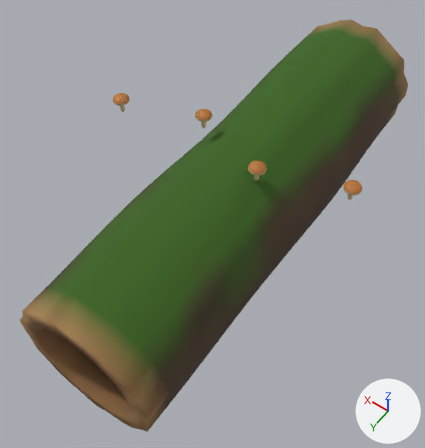
An edit to the glTF model assets/Log.glb, drawn before and after from the same camera.
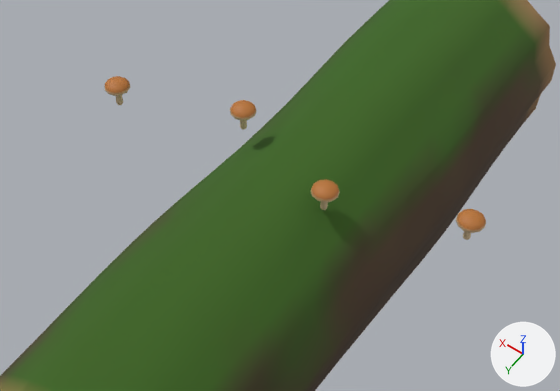
Old and new are each drawn whole from a camera (50 mm lens) standing at (-0.726, 1.216, 1.84) and looking at (0.044, 0.139, 0.147) and again close up on the part from 10% to 97% of the width and 10% to 67% of the height. Lighting does not change. The marker at lower right points along +X, +Y and +Z. The last two pictures show the newer version. Where no turn or scale is listed for an object, it has been applied to the vertices. Vertices at exactly the same position are counted once.

Objects in the first close-up: 'LogShrooms', 'LogWood'.
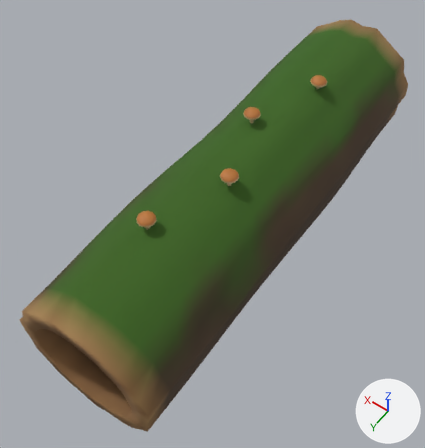
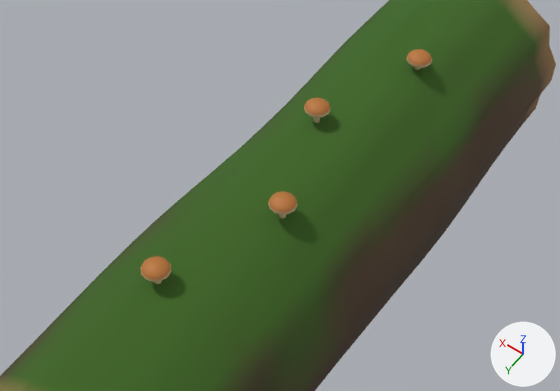
Commit message: 🐛 FIX: Floating mushrooms beside hollow logs

What differs and where, as boxes (x1, y1, x2, y2) in the close-ups (560 x 391 px; the box of a moved part takes in the faces that stretch with it):
```json
{"object": "LogShrooms", "change": "reshaped", "before": [104, 76, 486, 240], "after": [140, 49, 432, 284], "on screen": "23% narrower, 43% taller"}
{"part": 1, "of": "me_logshrooms", "change": "moved or reshaped", "before": [311, 179, 340, 203], "after": [406, 49, 432, 68]}
{"part": 2, "of": "me_logshrooms", "change": "moved or reshaped", "before": [230, 100, 257, 121], "after": [304, 98, 331, 118]}
{"part": 3, "of": "me_logshrooms", "change": "moved or reshaped", "before": [456, 209, 486, 233], "after": [268, 191, 298, 215]}
{"part": 4, "of": "me_logshrooms", "change": "moved or reshaped", "before": [104, 76, 130, 96], "after": [140, 256, 172, 282]}
{"part": 5, "of": "me_logshrooms", "change": "deleted", "before": [463, 231, 471, 240]}
{"part": 6, "of": "me_logshrooms", "change": "deleted", "before": [240, 120, 247, 130]}
{"part": 7, "of": "me_logshrooms", "change": "deleted", "before": [116, 95, 123, 105]}
{"part": 8, "of": "me_logshrooms", "change": "deleted", "before": [320, 202, 328, 210]}
```

Edits to the scene script, one JSON object a line:
```json
{"block": "me_logshrooms", "where": "# used by ob_logshrooms; location = (0.0, 0.0, 0.0)"}
{"op": "remove", "block": "me_logshrooms", "code": "me_logshrooms.from_pydata(...)  # 818 vertices, 1632 faces; spans x -0.41..0.49, y -0.03..0.13, z 0.442..0.513"}
{"op": "add", "block": "me_logshrooms", "code": "me_logshrooms.from_pydata(...)  # 560 vertices, 1120 faces; spans x -0.08..0.08, y -0.41..0.49, z 0.42..0.516"}
{"block": "me_logshrooms", "change": "me_logshrooms part 1: the loose piece of 86 vertices spanning x -0.13..-0.07, y 0.07..0.13, z 0.491..0.513 is moved by (0.05, -0.48, 0.002)"}
{"block": "me_logshrooms", "change": "me_logshrooms part 2: the loose piece of 86 vertices spanning x 0.15..0.21, y -0.03..0.03, z 0.491..0.513 is moved by (-0.13, -0.1, 0.002)"}
{"block": "me_logshrooms", "change": "me_logshrooms part 3: the loose piece of 86 vertices spanning x -0.41..-0.35, y -0.03..0.03, z 0.491..0.513 is moved by (0.33, 0.18, 0.002)"}
{"block": "me_logshrooms", "change": "me_logshrooms part 4: the loose piece of 86 vertices spanning x 0.43..0.49, y 0.07..0.13, z 0.491..0.513 is moved by (-0.41, 0.36, 0.002)"}
{"block": "me_logshrooms", "change": "me_logshrooms part 5: the loose piece of 121 vertices spanning x -0.388..-0.372, y -0.008..0.008, z 0.442..0.497 is deleted"}
{"block": "me_logshrooms", "change": "me_logshrooms part 6: the loose piece of 121 vertices spanning x 0.172..0.188, y -0.008..0.008, z 0.442..0.497 is deleted"}
{"block": "me_logshrooms", "change": "me_logshrooms part 7: the loose piece of 116 vertices spanning x 0.452..0.468, y 0.092..0.108, z 0.442..0.497 is deleted"}
{"block": "me_logshrooms", "change": "me_logshrooms part 8: the loose piece of 116 vertices spanning x -0.108..-0.092, y 0.092..0.108, z 0.442..0.497 is deleted"}
{"block": "me_logshrooms", "change": "other edits to the shape of me_logshrooms do not show in these pictures"}
```
